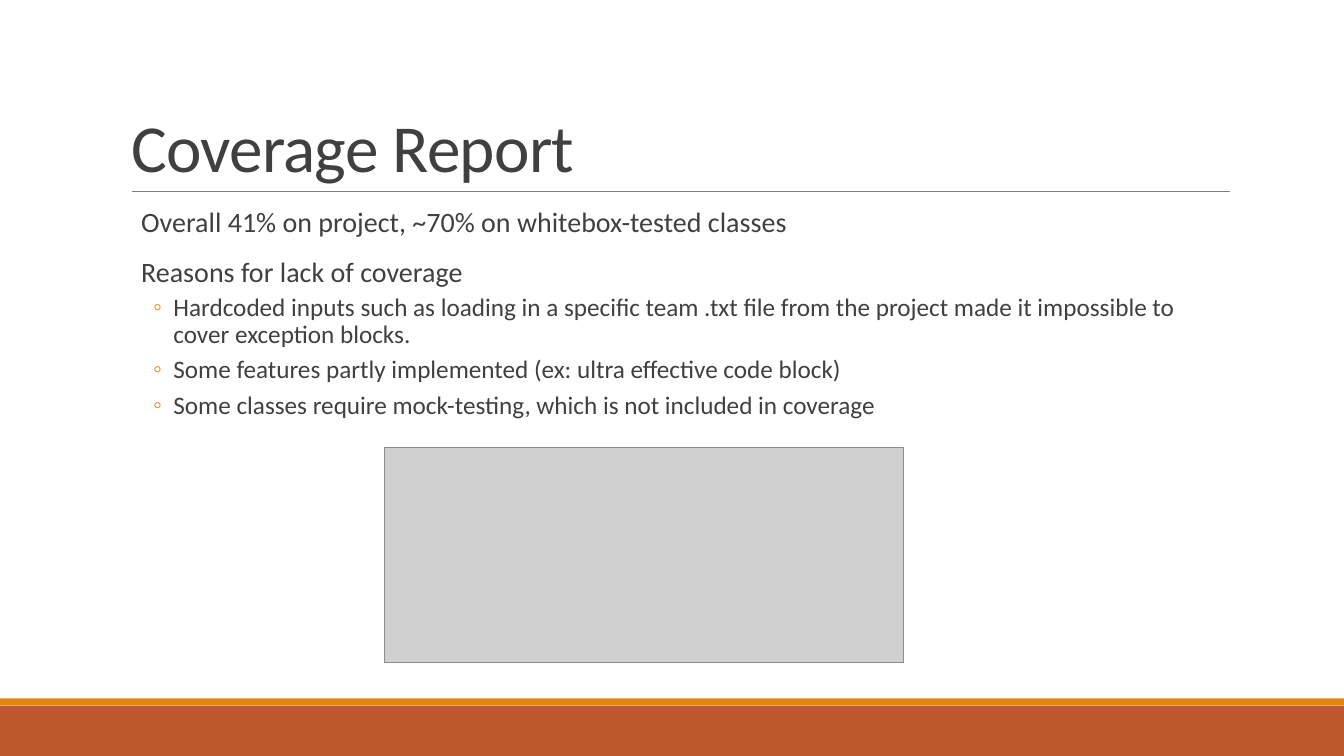
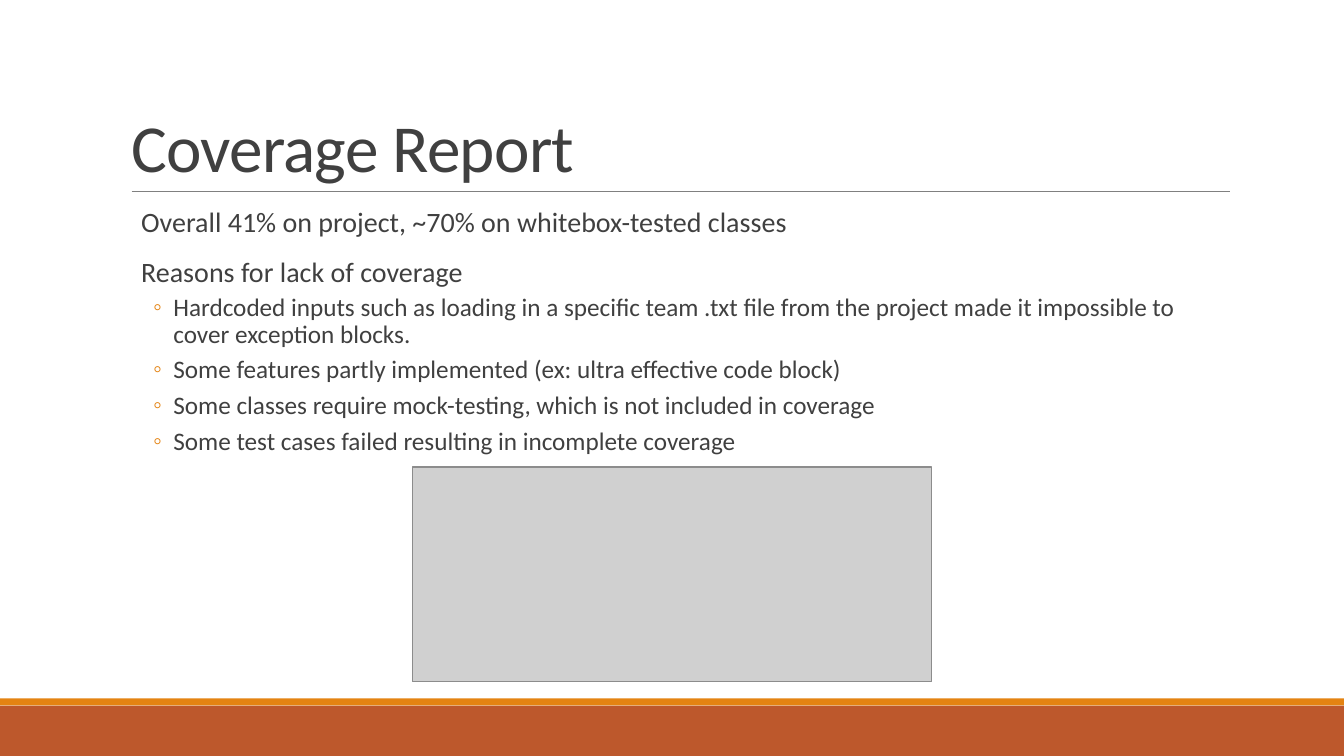
Before and after one commit to mason2smart/Pokemon-Battle-Simulator-Debugging, a slide deck: slide 4 of PokemonPresentation.pptx. Drawn at 1344x756 pixels with LibreOffice and Linux fonts; fonts in the diff are those of the drawing; grey boxes stand for pictures. Boxes give left, top, right and bottom in pixels: in the first picture for what was removed or moved away, otherwise in the second. Text is boxed around its words. In the diff, an @@ line names an element or a change of style, - is before the commit and + after.

Commit message:
Quick addition to ppt

```diff
--- a/PokemonPresentation.pptx
+++ b/PokemonPresentation.pptx
@@ text at (x1=173, y1=432, x2=735, y2=455): paragraph added @@
+  ◦ Some test cases failed resulting in incomplete coverage
@@ picture moved from (x1=384, y1=448, x2=903, y2=662) to (x1=412, y1=467, x2=932, y2=682) @@
```
